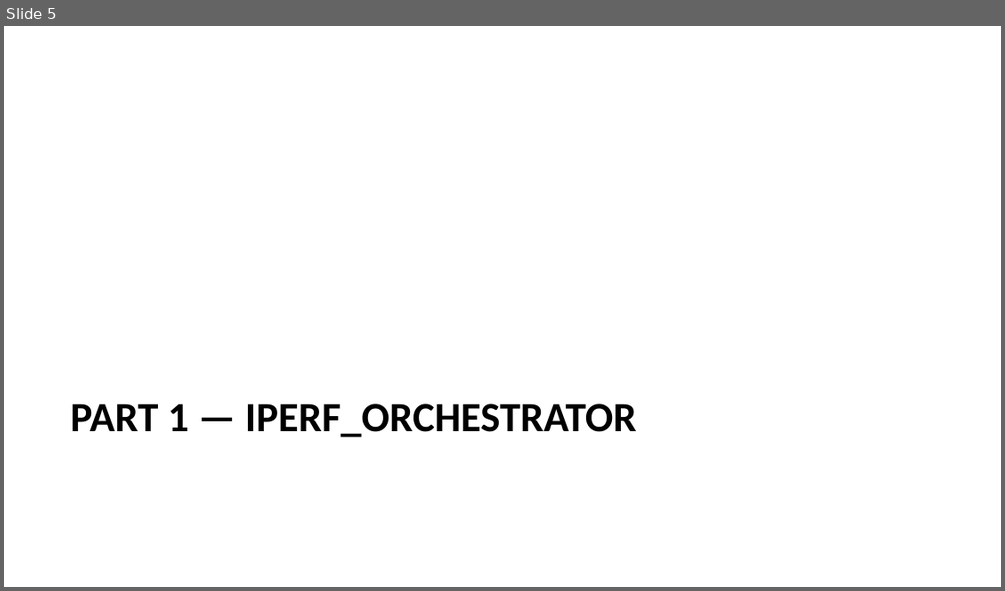
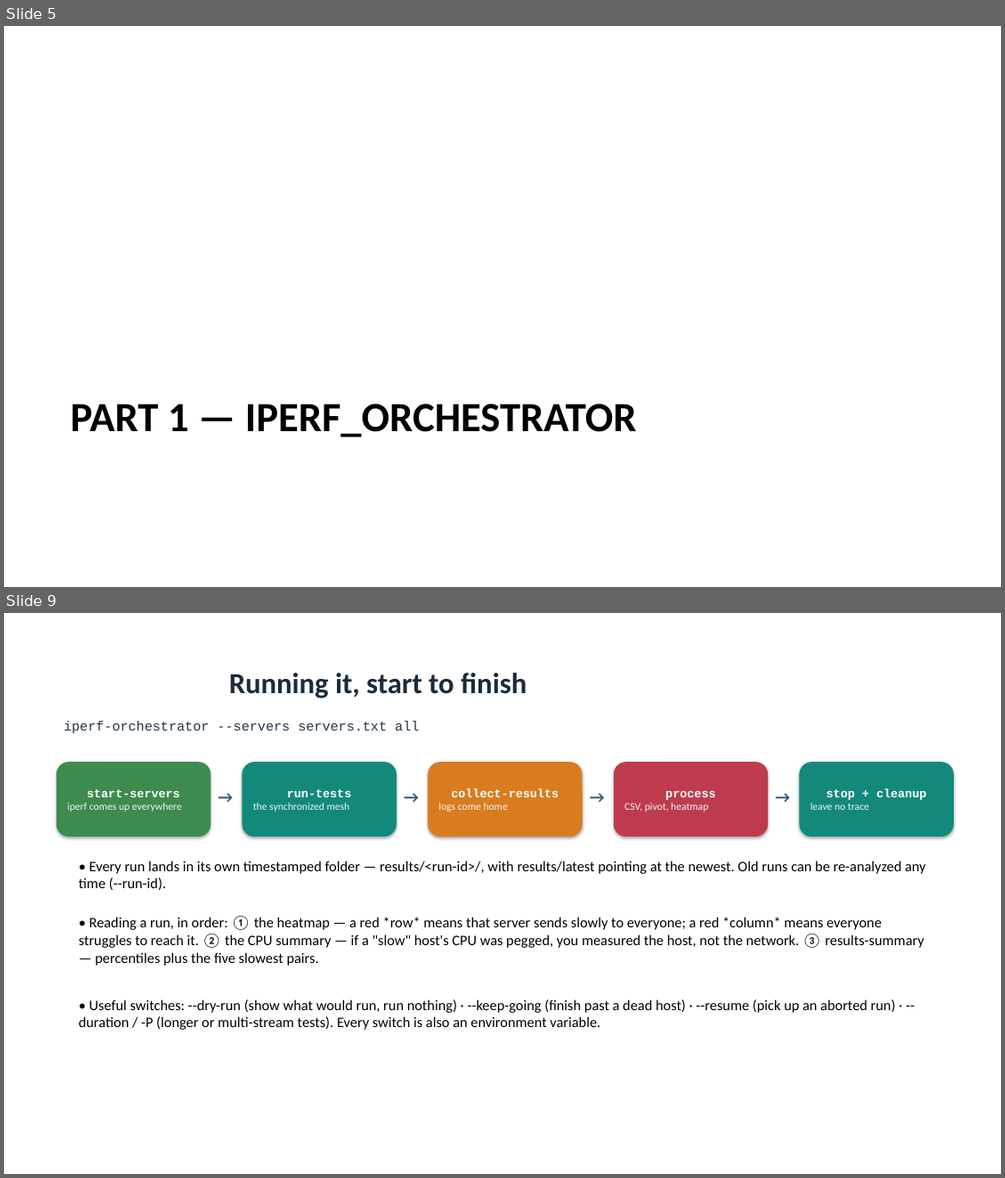
Before and after one commit to MartinGallagher-code/presentations, a slide deck: network-testing/network_testing.pptx. Shown one above the other, each under a label of ours: slide 5 before the commit, slides 5 and 9 after it; the slides between them are not shown. The pictures are 1005x591 and 1005x1178 pixels, drawn with LibreOffice and Linux fonts; fonts in the diff are those of the drawing. Boxes give left, top, right and bottom in pixels: in the first picture for what was removed or moved away, otherwise in the second. Text is boxed around its words. In the diff, an @@ line names an element or a change of style, - is before the commit and + after.

```diff
--- a/network-testing/network_testing.pptx
+++ b/network-testing/network_testing.pptx
@@ slide 9 added at box(4, 613, 1001, 1174), background #FFFFFF @@
@@ title added at box(229, 673, 526, 698), 28 pt, text #1C2B3A, bold @@
+Running it, start to finish
@@ text added at box(64, 721, 419, 733), 13 pt, text #24354A @@
+iperf-orchestrator --servers servers.txt all
@@ rounded rectangle added at box(57, 762, 210, 836), fill #3D8B4F, 10 pt, text #F0F3F6 @@
+start-servers
+iperf comes up everywhere
@@ rounded rectangle added at box(242, 762, 396, 836), fill #12897B, 10 pt, text #F0F3F6 @@
+run-tests
+the synchronized mesh
@@ rounded rectangle added at box(428, 762, 582, 836), fill #D97C1F, 11.5 pt, text #FFFFFF, bold @@
+collect-results
+logs come home
@@ rounded rectangle added at box(614, 762, 768, 836), fill #BE3B4E, 10 pt, text #F0F3F6 @@
+process
+CSV, pivot, heatmap
@@ rounded rectangle added at box(800, 762, 954, 836), fill #12897B, 11.5 pt, text #FFFFFF, bold @@
+stop + cleanup
+leave no trace
@@ text added at box(210, 783, 242, 812), 16 pt, text #3E5C76, bold @@
+→
@@ text added at box(396, 783, 428, 812), 16 pt, text #3E5C76, bold @@
+→
@@ text added at box(582, 783, 614, 812), 16 pt, text #3E5C76, bold @@
+→
@@ text added at box(769, 783, 800, 812), 16 pt, text #3E5C76, bold @@
+→
@@ text added at box(79, 860, 926, 890), 14 pt, text #000000 @@
+• Every run lands in its own timestamped folder — results/<run-id>/, with results/latest pointing at the newest. Old runs can be re-analyzed any time (--run-id).
@@ text added at box(79, 916, 923, 965), 14 pt, text #000000 @@
+• Reading a run, in order: ① the heatmap — a red *row* means that server sends slowly to everyone; a red *column* means everyone struggles to reach it. ② the CPU summary — if a "slow" host's CPU was pegged, you measured the host, not the network. ③ results-summary — percentiles plus the five slowest pairs.
@@ text added at box(79, 999, 896, 1030), 14 pt, text #000000 @@
+• Useful switches: --dry-run (show what would run, run nothing) · --keep-going (finish past a dead host) · --resume (pick up an aborted run) · --duration / -P (longer or multi-stream tests). Every switch is also an environment variable.
```
Also in this commit, not shown: 11 slides changed, 16 other slides added, 13 slides removed, 2 other files.
